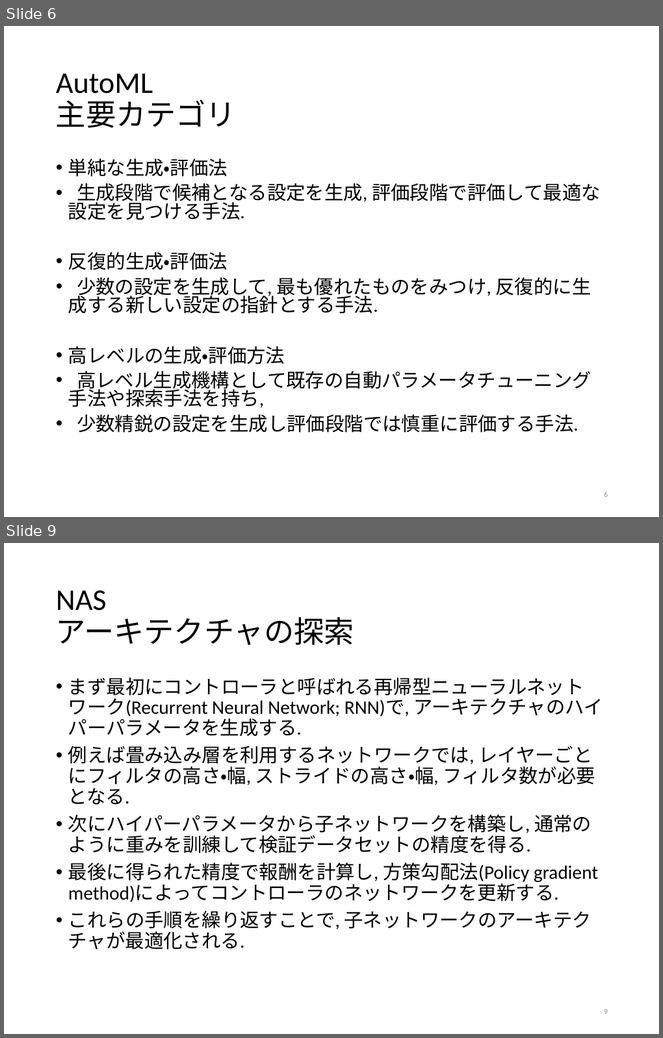
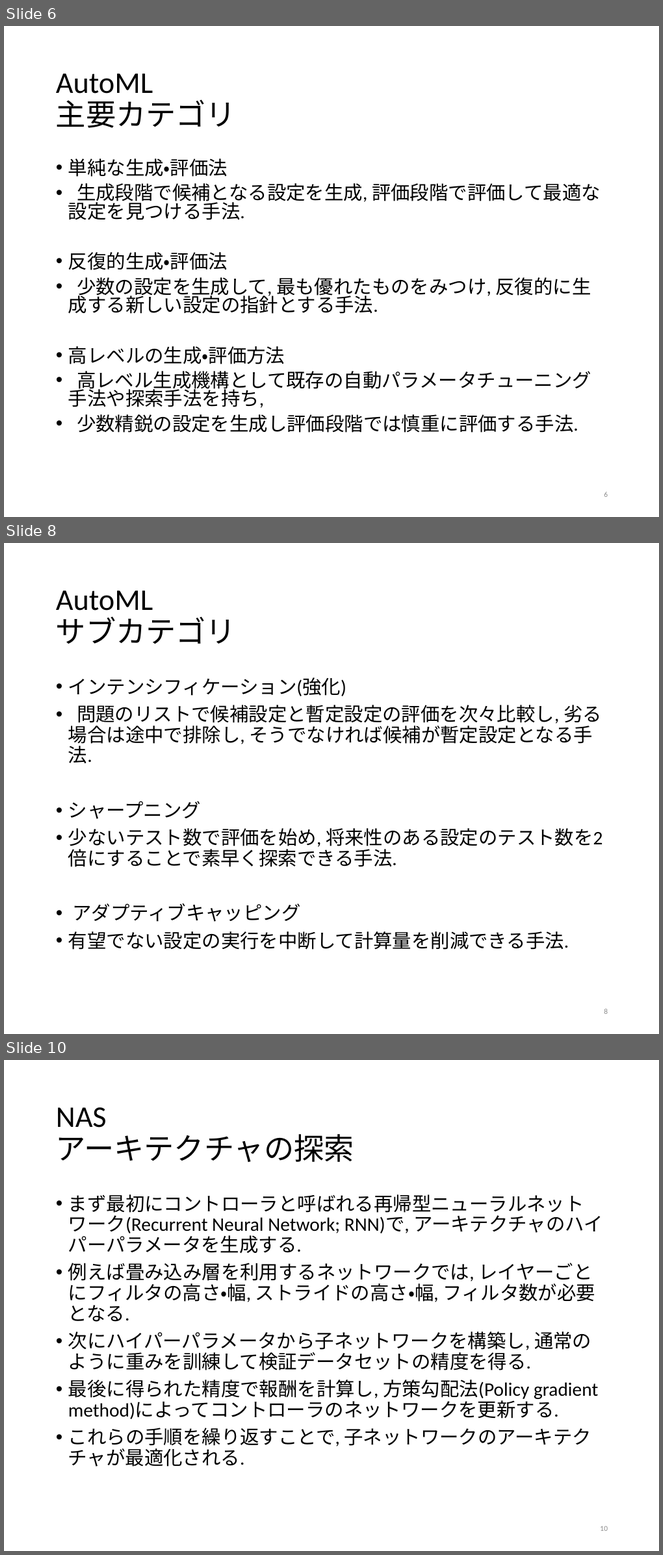
Before and after one commit to tatsuya-sugiyama/WeeklyReport, a slide deck: report/2020前期/2020sugiyama.pptx. Shown one above the other, each under a label of ours: slides 6 and 9 before the commit, slides 6, 8 and 10 after it; the slides between them are not shown. The pictures are 663x1038 and 663x1555 pixels, drawn with LibreOffice and Linux fonts; fonts in the diff are those of the drawing. Boxes give left, top, right and bottom in pixels: in the first picture for what was removed or moved away, otherwise in the second. Text is boxed around its words. In the diff, an @@ line names an element or a change of style, - is before the commit and + after.

```diff
--- a/report/2020前期/2020sugiyama.pptx
+++ b/report/2020前期/2020sugiyama.pptx
@@ slide 8 added at (4, 543, 659, 1034), background #FFFFFF @@
@@ title added at (56, 590, 236, 644), 33 pt, text #000000 @@
+AutoML
+サブカテゴリ
@@ text added at (68, 678, 603, 950), 21 pt, text #000000 @@
+• インテンシフィケーション(強化)
+• 問題のリストで候補設定と暫定設定の評価を次々比較し, 劣る場合は途中で排除し, そうでなければ候補が暫定設定となる手法.
+• シャープニング
+• 少ないテスト数で評価を始め, 将来性のある設定のテスト数を2倍にすることで素早く探索できる手法.
+• アダプティブキャッピング
+• 有望でない設定の実行を中断して計算量を削減できる手法.
@@ page number added at (604, 1009, 608, 1014), 8.2 pt, text #8C8C8C @@
+8
@@ what was slide 9 is now slide 10 @@
@@ page number at (600, 1526, 608, 1531): text changed @@
-9
+10
```
Also in this commit, not shown: 6 slides changed, 2 other files.
